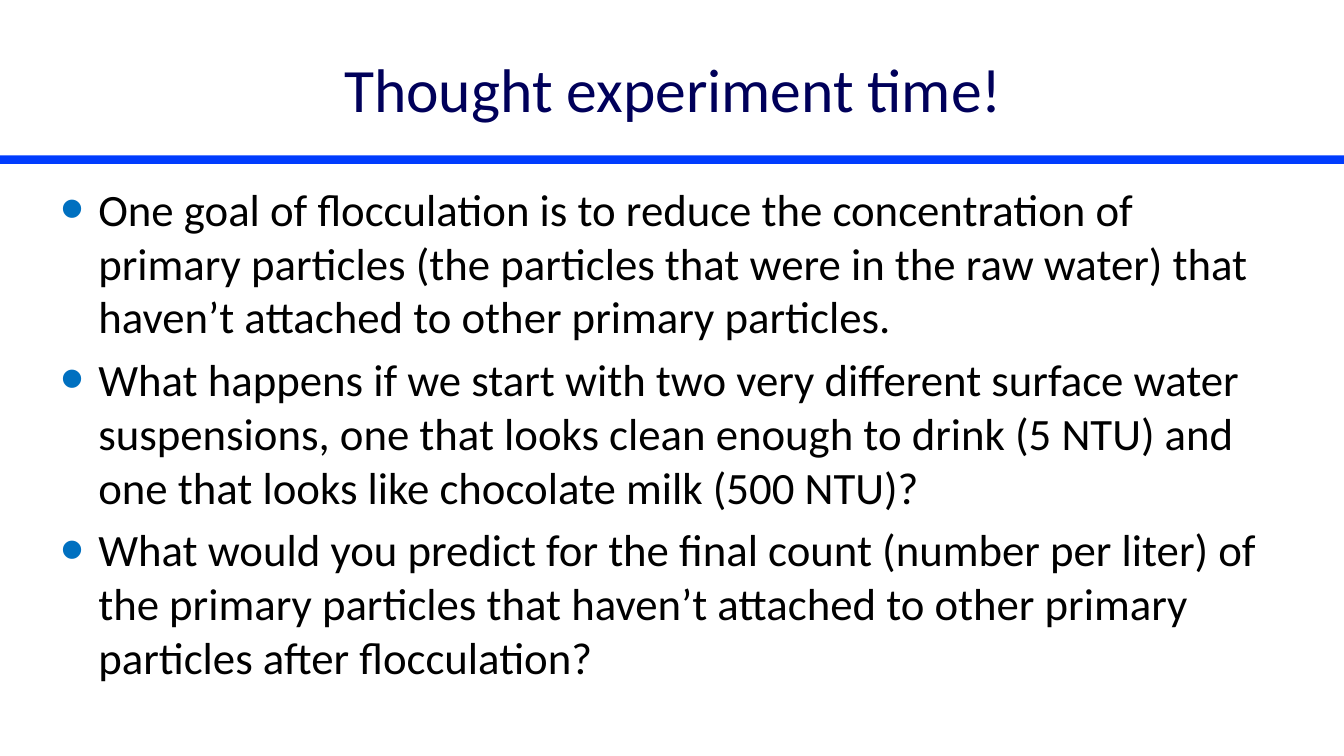
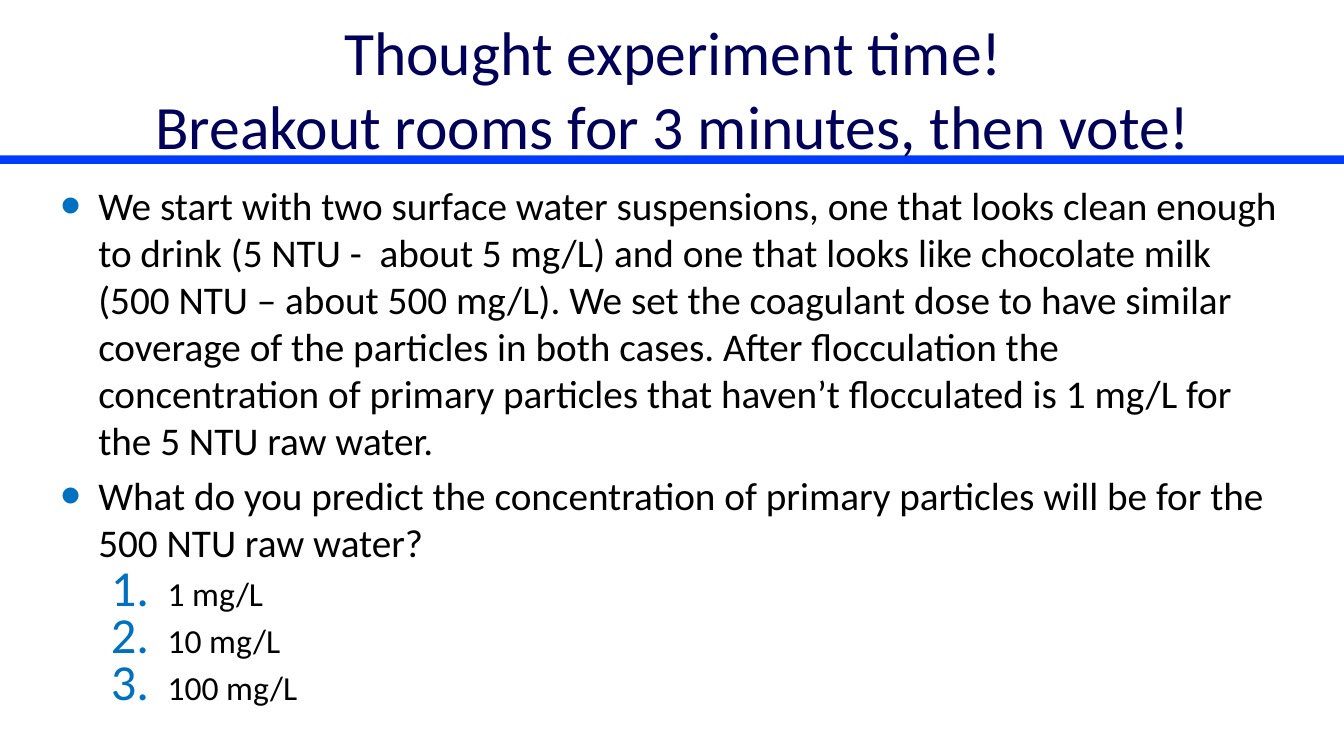
Before and after one commit to monroews/CEE4520Lectures, a slide deck: slide 1 of Discussions/Flocculation Reflections.pptx. Drawn at 1344x756 pixels with LibreOffice and Linux fonts; fonts in the diff are those of the drawing. Boxes give left, top, right and bottom in pixels: in the first picture for what was removed or moved away, otherwise in the second. Text is boxed around its words. In the diff, an @@ line names an element or a change of style, - is before the commit and + after.

```diff
--- a/Discussions/Flocculation Reflections.pptx
+++ b/Discussions/Flocculation Reflections.pptx
@@ title at <box>155,32,1190,164</box>: text changed @@
-Thought experiment time!
+Thought experiment time!
+Breakout rooms for 3 minutes, then vote!
@@ text at <box>98,192,1276,659</box>: text changed; size 32 to 28 pt @@
-• One goal of flocculation is to reduce the concentration of primary particles (the particles that were in the raw water) that haven’t attached to other primary particles.
-• What happens if we start with two very different surface water suspensions, one that looks clean enough to drink (5 NTU) and one that looks like chocolate milk (500 NTU)?
-• What would you predict for the final count (number per liter) of the primary particles that haven’t attached to other primary particles after flocculation?
+• We start with two surface water suspensions, one that looks clean enough to drink (5 NTU - about 5 mg/L) and one that looks like chocolate milk (500 NTU – about 500 mg/L). We set the coagulant dose to have similar coverage of the particles in both cases. After flocculation the concentration of primary particles that haven’t flocculated is 1 mg/L for the 5 NTU raw water.
+• What do you predict the concentration of primary particles will be for the 500 NTU raw water?
+  1. 1 mg/L
+  2. 10 mg/L
+  3. 100 mg/L
```
Also in this commit, not shown: 1 other slide changed.
